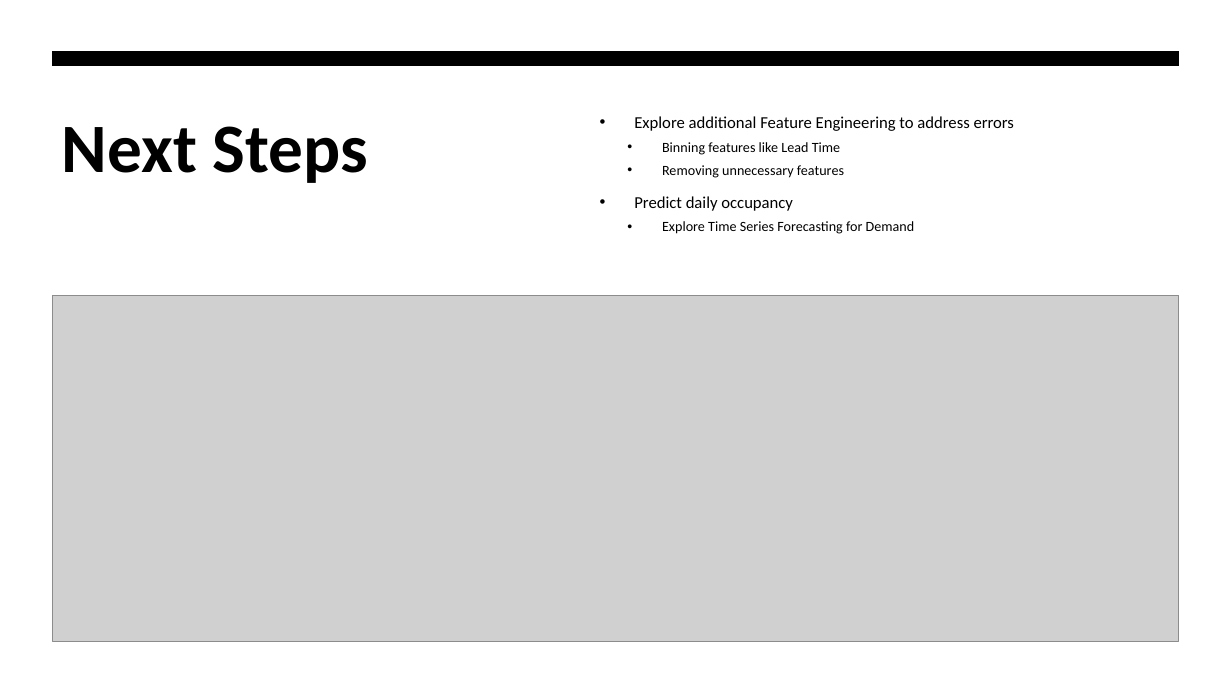
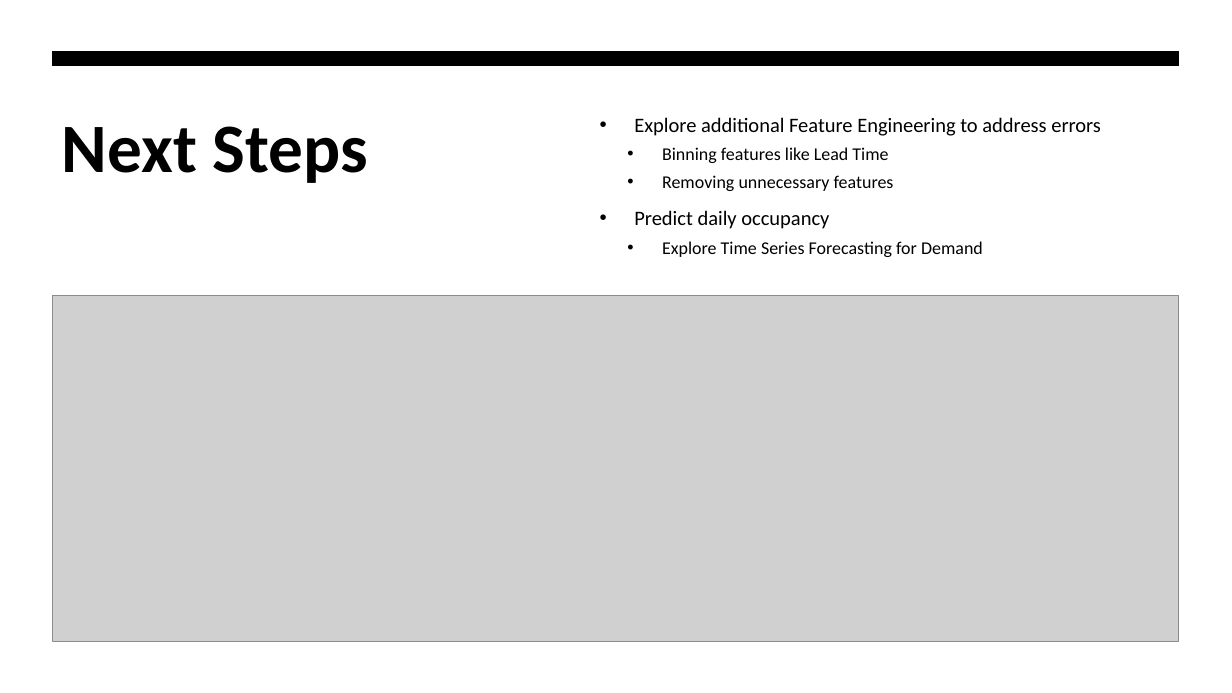
Before and after one commit to briantlui/predictive-model, a slide deck: slide 9 of docs/Sprint3_Presentation.pptx. Drawn at 1232x693 pixels with LibreOffice and Linux fonts; fonts in the diff are those of the drawing; grey boxes stand for pictures. Boxes give left, top, right and bottom in pixels: in the first picture for what was removed or moved away, otherwise in the second. Text is boxed around its words. In the diff, an @@ line names an element or a change of style, - is before the commit and + after.

```diff
--- a/docs/Sprint3_Presentation.pptx
+++ b/docs/Sprint3_Presentation.pptx
@@ text "Explore additional Feature Engineering to ..." at (634,117,1101,257): size 13 to 16 pt in "Explore additional Feature Engineering to address errors", "Predict daily occupancy"; size 11 to 14 pt in "Binning features like Lead Time", "Removing unnecessary features", "Explore Time Series Forecasting for Demand" @@
```
Also in this commit, not shown: 9 other slides changed, 3 slides added, 1 slide removed, 1 other file.
